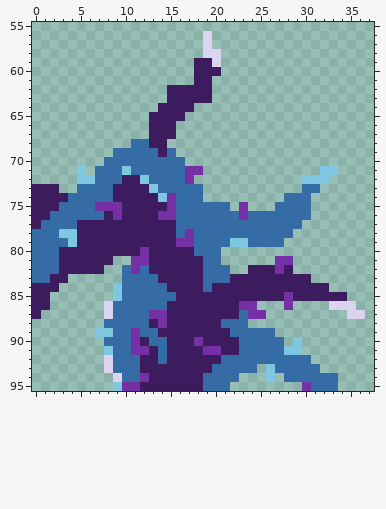
Sprite sheet -- Assets/TrashWorld/tilemaps/ThornsOuterCorner.png. The first picture shows the starting point.
The file is 96x96 pixels. Shown: x 0..37, y 55..95.
After the commit:
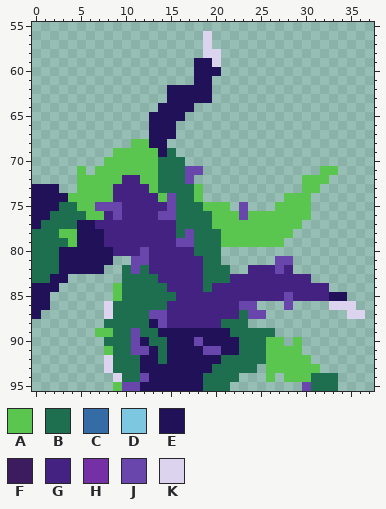
Palette (. is transparent): A #5ac54f  B #1e6f50  C #356ca6  D #7ec7e0  E #211158  F #3c1c5e  G #432282  H #7630a5  J #6946ac  K #dcd4ef
Difference:
Changed rows in their new state; - is an unchanged pixel.
first column x 0:
59 ------------------EE---------------
60 ------------------EEE--------------
61 ------------------EE---------------
62 ---------------EEEEE---------------
63 ---------------EEEEE---------------
64 --------------EEEE-----------------
65 -------------EEEE------------------
66 -------------EEE-------------------
67 -------------EEE-------------------
68 -----------AAEE--------------------
69 ---------AAAAAEB-------------------
70 --------AAAAAABBB------------------
71 -----A-AAAAAAABBBJJ-------------AA-
72 -----AAAAAGGAABBBJ------------AAA--
73 EEE--AAAAGGGGABBBBA-----------AA---
74 EEEEAAAAAGGGGGAJBBA---------AAA----
75 EEEBBAAJJJGGGGGJBBBAAA-J---AAAA----
76 EEBBBBAAGJGGGGJJBBBBAAAJAAAAAAA----
77 EBBBBEEGGGGGGGGGBBBBAAAAAAAAAA-----
78 BBBAAEEEGGGGGGGGBJBBBAAAAAAAA------
79 BBBBAEEEGGGGGGGGJJBBBAAAAAAA-------
80 BBBEEEEEEGGGJGGGGGBBB--------------
81 BBBEEEEEE--JJGGGGGGBB------JJ------
82 BBBEEEEE--BJBGGGGGGBBB--GGGJG------
83 BBEE------BBBBGGGGGBBBGGGGGGGGG----
84 EEE------ABBBBBGGGGBGGGGGGGGGGGGG--
85 EE-------ABBBBBBGGGGGGGGGGGGJGGGGEE
86 EE-------BBBBBBGGGGGGGGJJ---J------
87 E--------BBBBJJGGGGGGGGBJJ---------
88 --------BBBBBEJGGGGGGBBB-----------
89 -------AABBJBBEEEEEEEEBBBBB--------
90 --------BBBJEBBEEEJEEEEBBBAA-A-----
91 --------ABBJJEBEEEEJJEEBBBAAAA-----
92 ---------BBBEEBEEEEEEBBBBBAAAAA----
93 ---------BBBEEEEEEEEBBBBB-AAAAAA---
94 ----------BBJEEEEEEBBBB---A-AAABBB-
95 ---------AJJEEEEEEEBBB--------JBBB-
Where, in picture pixels (left, top, right, bottom), the same in both pictures:
changed: (32, 58, 347, 391)
